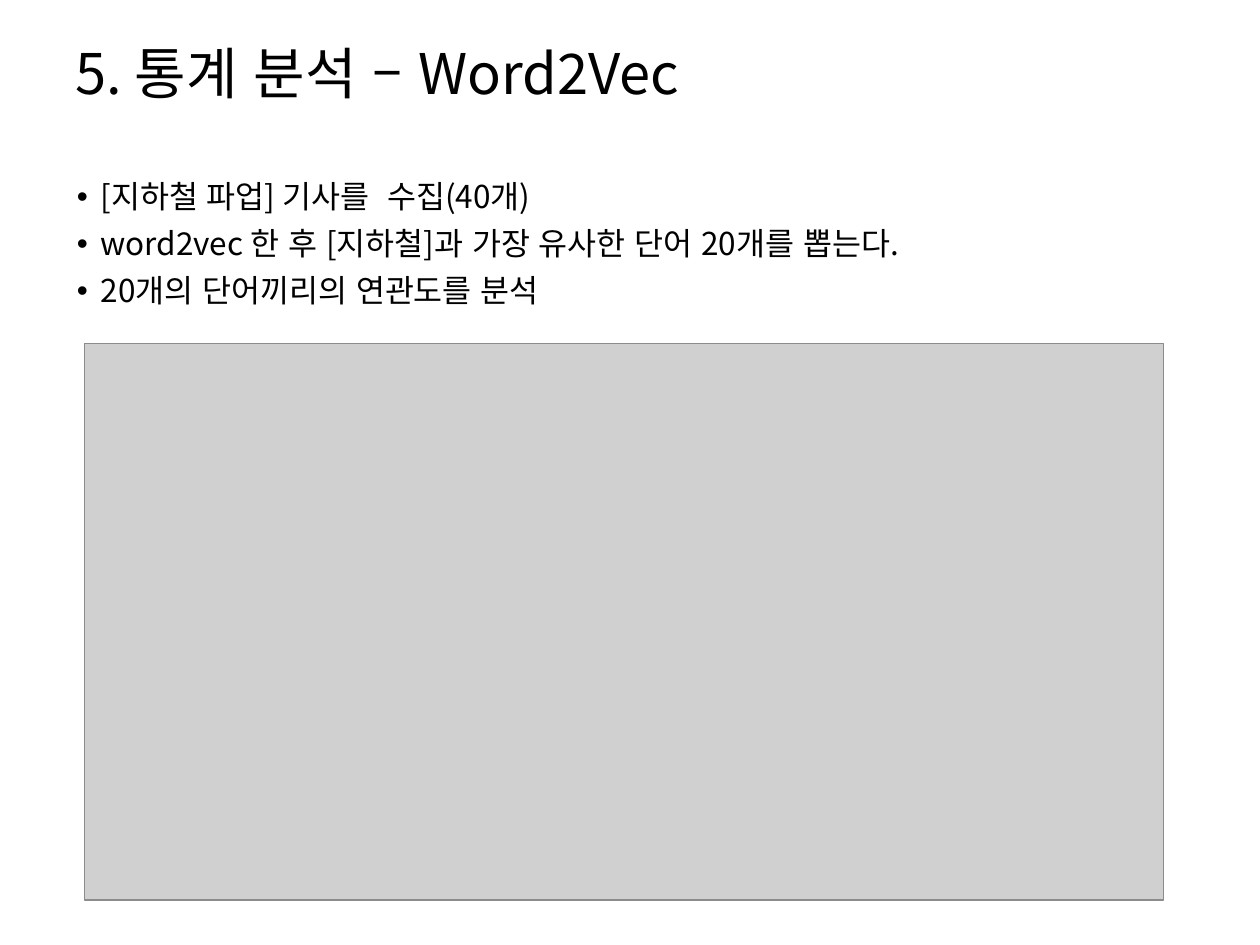
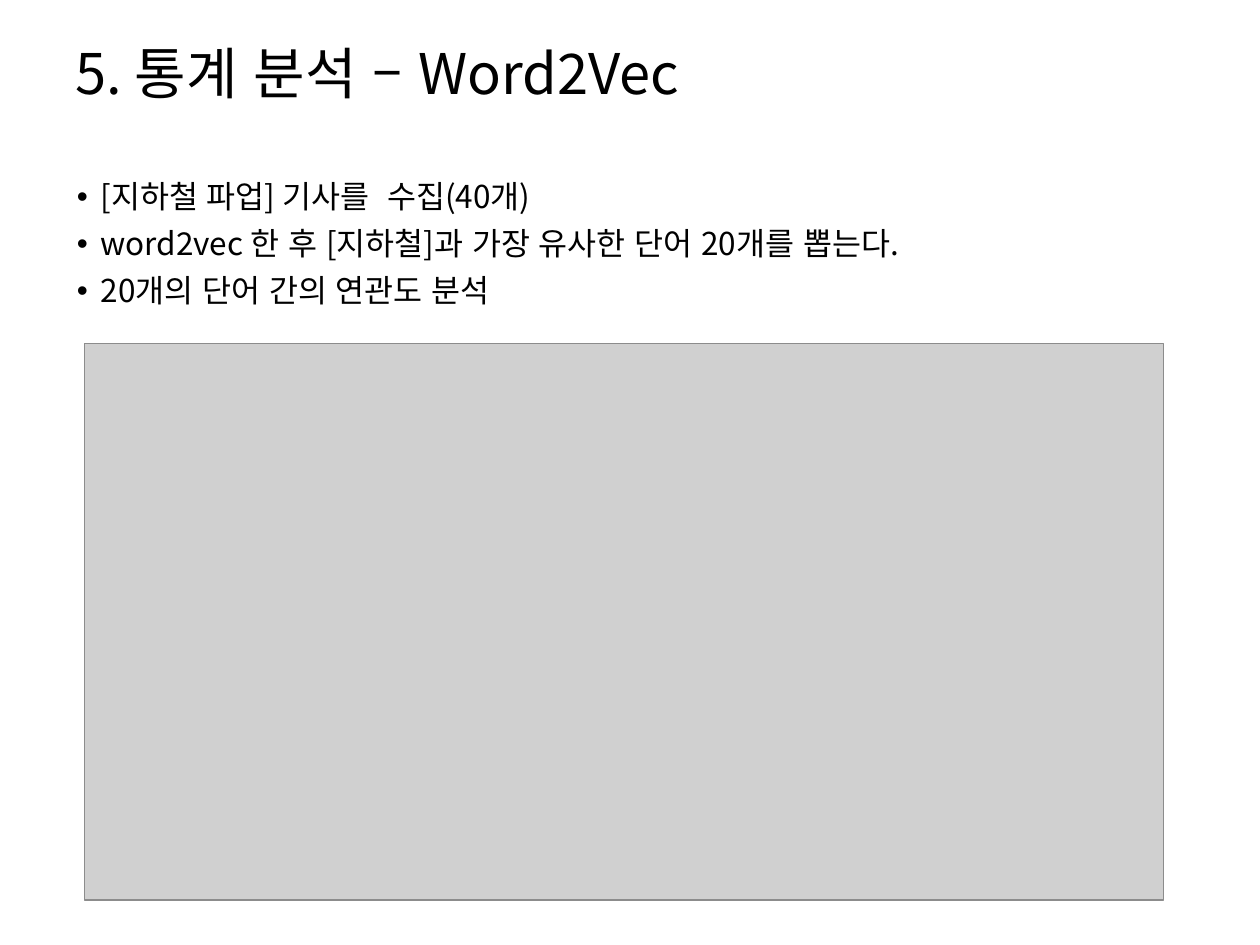
Before and after one commit to HaYongdae/issuewhatshow, a slide deck: slide 20 of doc/최종 PPT.pptx. Drawn at 1260x945 pixels with LibreOffice and Linux fonts; fonts in the diff are those of the drawing; grey boxes stand for pictures. Boxes give left, top, right and bottom in pixels: in the first picture for what was removed or moved away, otherwise in the second. Text is boxed around its words. In the diff, an @@ line names an element or a change of style, - is before the commit and + after.

```diff
--- a/doc/최종 PPT.pptx
+++ b/doc/최종 PPT.pptx
@@ text at bbox=[101, 276, 490, 305]: text changed @@
-• 20개의 단어끼리의 연관도를 분석
+• 20개의 단어 간의 연관도 분석
```
Also in this commit, not shown: 7 other slides changed, 10 slides added, 4 slides removed.
